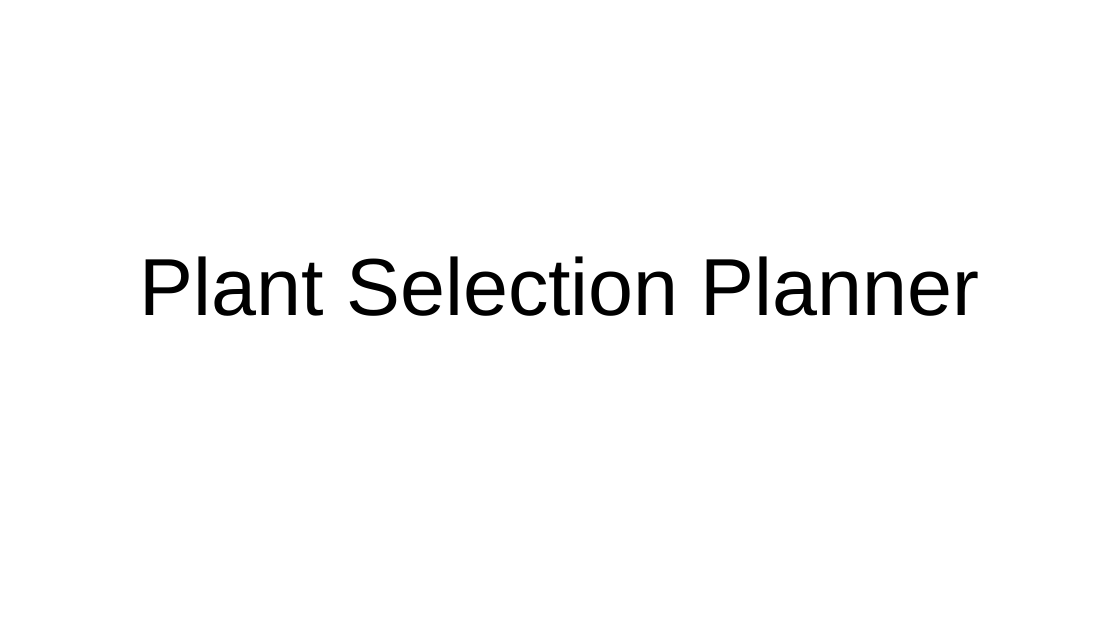
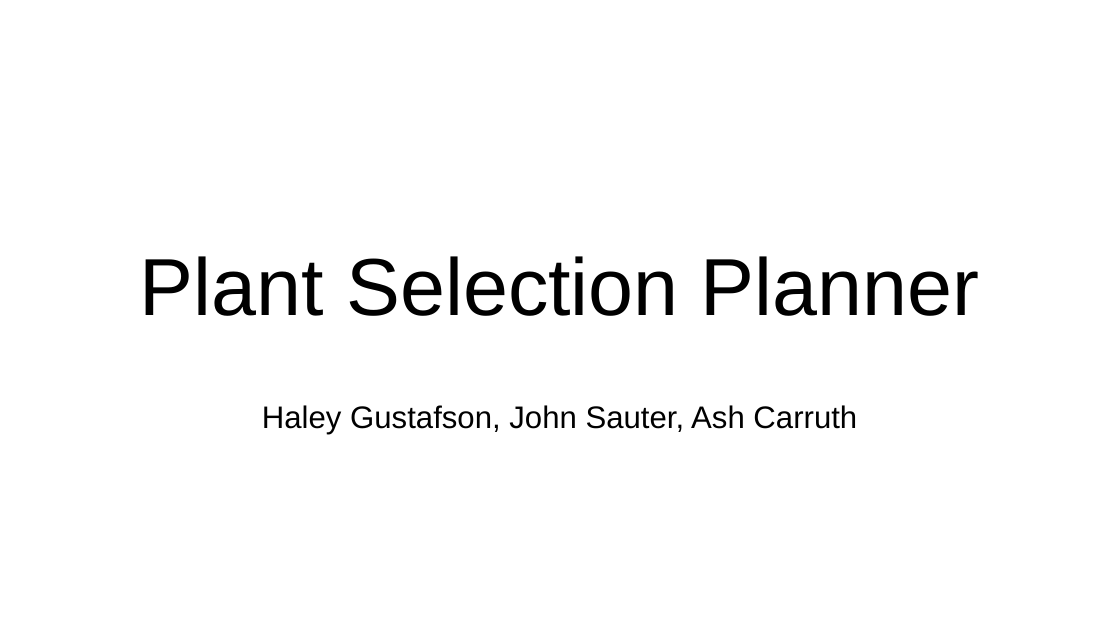
Before and after one commit to JohnSauter/plant_selection_planner, a slide deck: slide 1 of presentation/Plant_Selection_Planner.odp. Drawn at 1120x630 pixels with LibreOffice and Linux fonts; fonts in the diff are those of the drawing. Boxes give left, top, right and bottom in pixels: in the first picture for what was removed or moved away, otherwise in the second. Text is boxed around its words. In the diff, an @@ line names an element or a change of style, - is before the commit and + after.

```diff
--- a/presentation/Plant_Selection_Planner.odp
+++ b/presentation/Plant_Selection_Planner.odp
@@ text added at (262, 405, 857, 434), 20 pt, text #000000 @@
+Haley Gustafson, John Sauter, Ash Carruth
@@ subtitle added at (400, 405, 707, 410), 28 pt, text #FFFFFF @@
+MAKE A COPY!
```
Also in this commit, not shown: 1 other slide changed, 1 other file.
